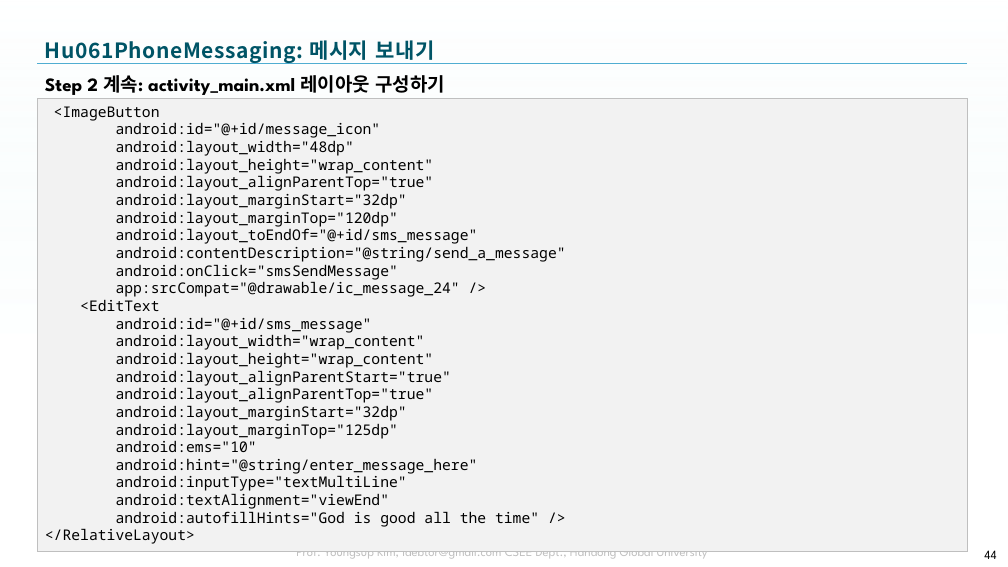
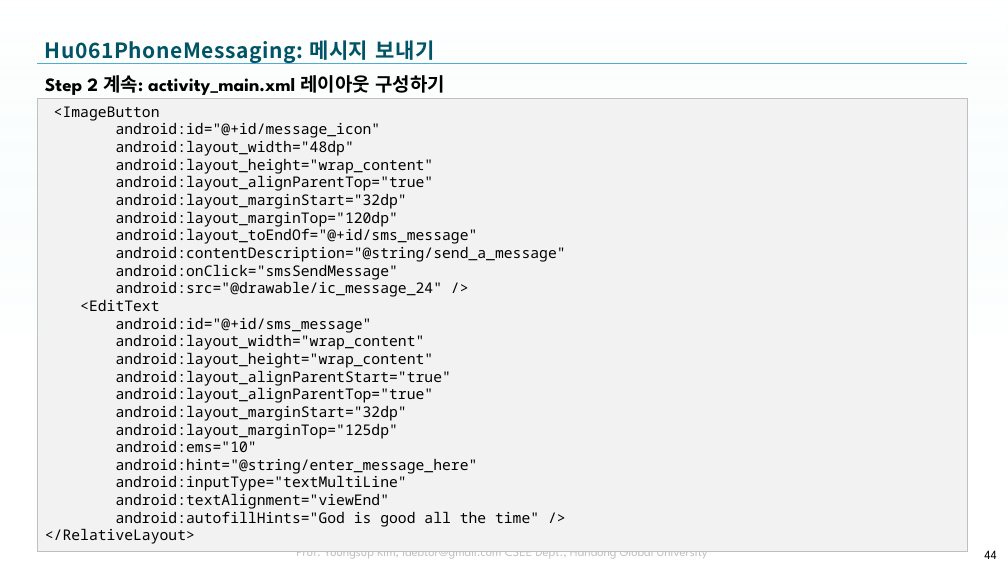
Before and after one commit to tae7841/HuStarAS, a slide deck: slide 44 of ppts/06Service.pptx. Drawn at 1008x567 pixels with LibreOffice and Linux fonts; fonts in the diff are those of the drawing; background and template pictures are left out. Boxes give left, top, right and bottom in pixels: in the first picture for what was removed or moved away, otherwise in the second. Text is boxed around its words. In the diff, an @@ line names an element or a change of style, - is before the commit and + after.

```diff
--- a/ppts/06Service.pptx
+++ b/ppts/06Service.pptx
@@ text in rectangle at (116, 281, 443, 297): text changed @@
-app:srcCompat="@drawable/ic_message_24" />
+android:src="@drawable/ic_message_24" />
```
Also in this commit, not shown: 2 other slides changed.
